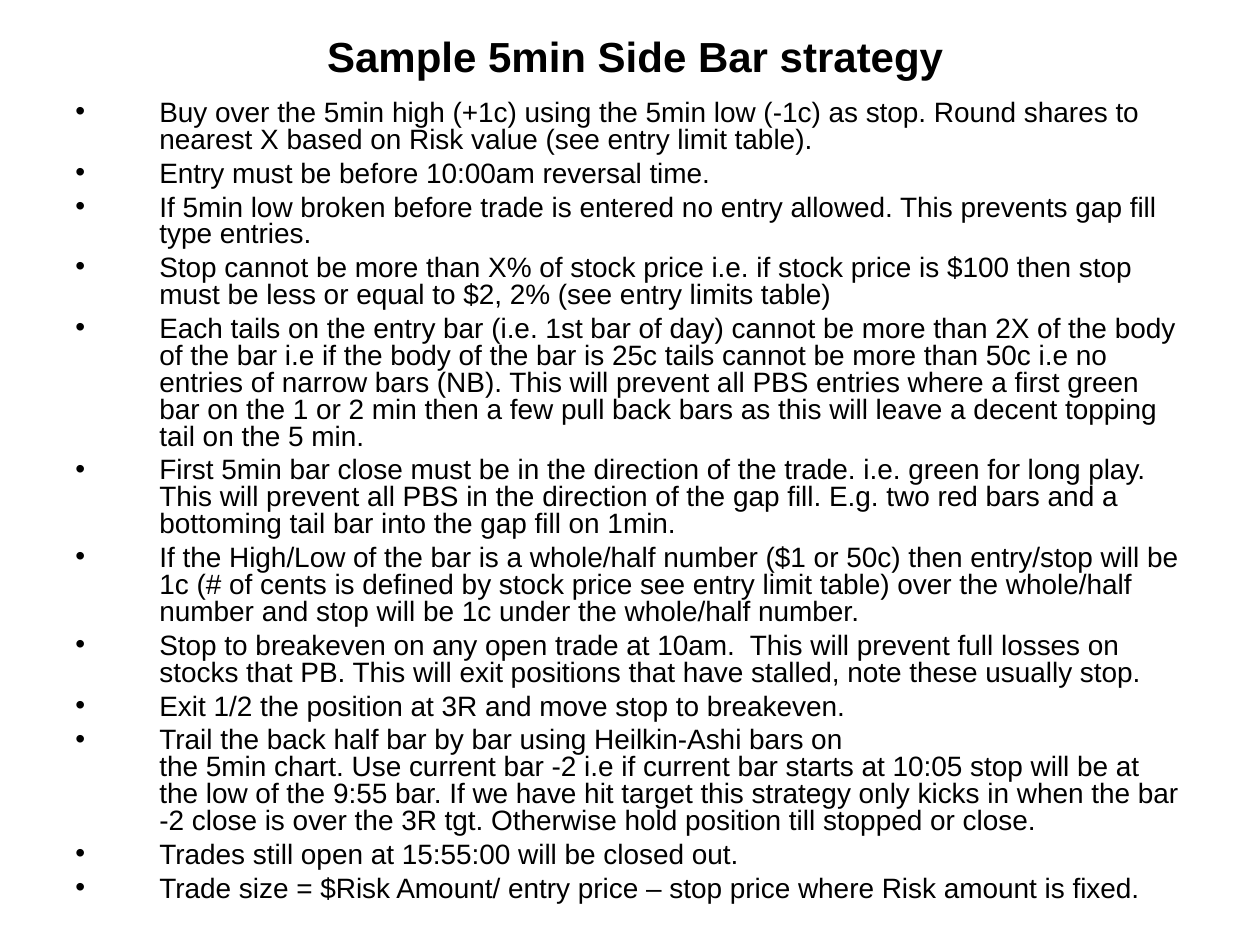
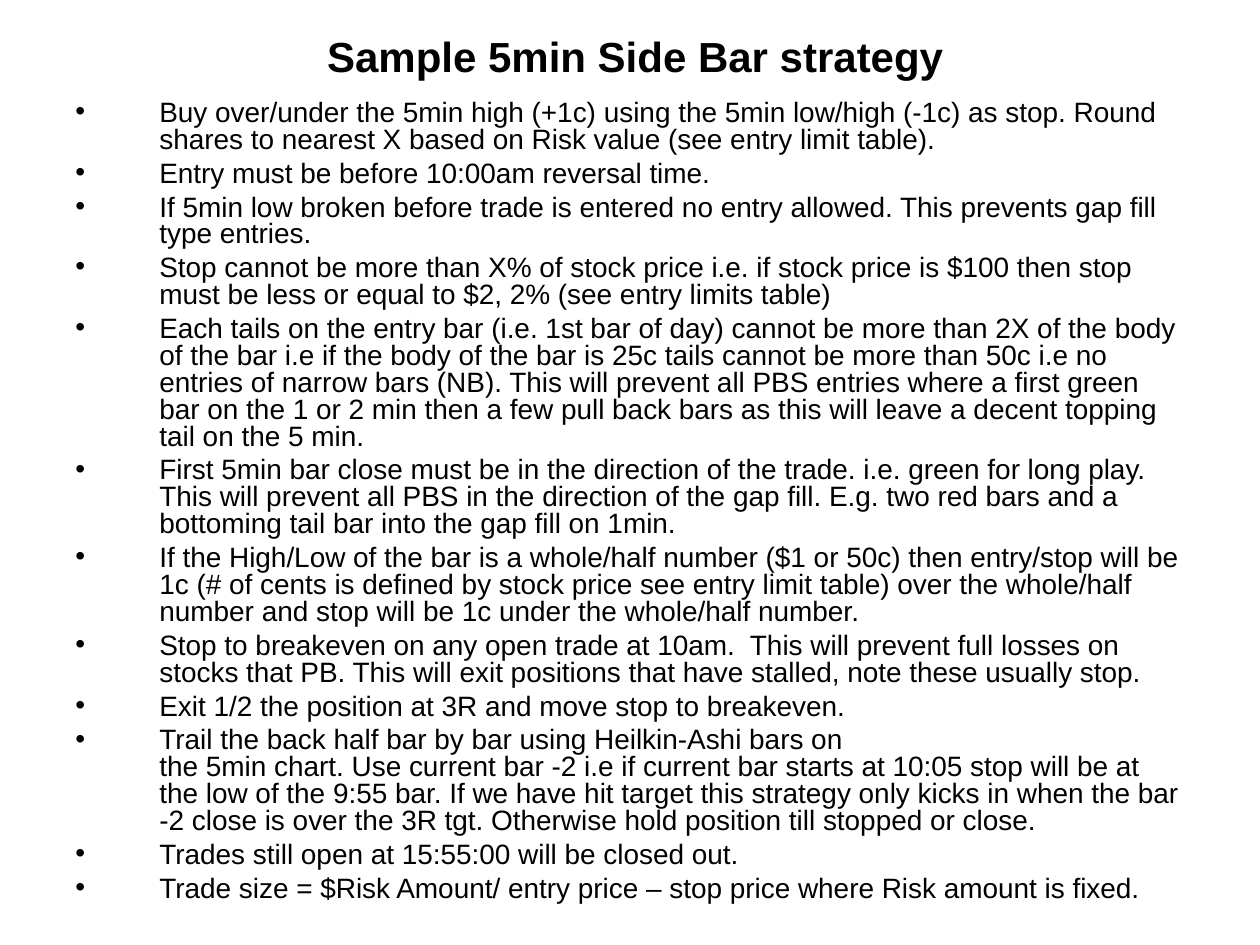
Before and after one commit to trade-manager/trade-manager, a slide deck: slide 4 of docs/Trading Day.ppt. Drawn at 1260x945 pixels with LibreOffice and Linux fonts; fonts in the diff are those of the drawing. Boxes give left, top, right and bottom in pixels: in the first picture for what was removed or moved away, otherwise in the second. Text is boxed around its words. In the diff, an @@ line names an element or a change of style, - is before the commit and + after.

```diff
--- a/docs/Trading Day.ppt
+++ b/docs/Trading Day.ppt
@@ text at bbox=[159, 101, 1156, 154]: text changed @@
-• Buy over the 5min high (+1c) using the 5min low (-1c) as stop. Round shares to nearest X based on Risk value (see entry limit table).
+• Buy over/under the 5min high (+1c) using the 5min low/high (-1c) as stop. Round shares to nearest X based on Risk value (see entry limit table).
```
Also in this commit, not shown: 1 other slide changed, 2 other files.
